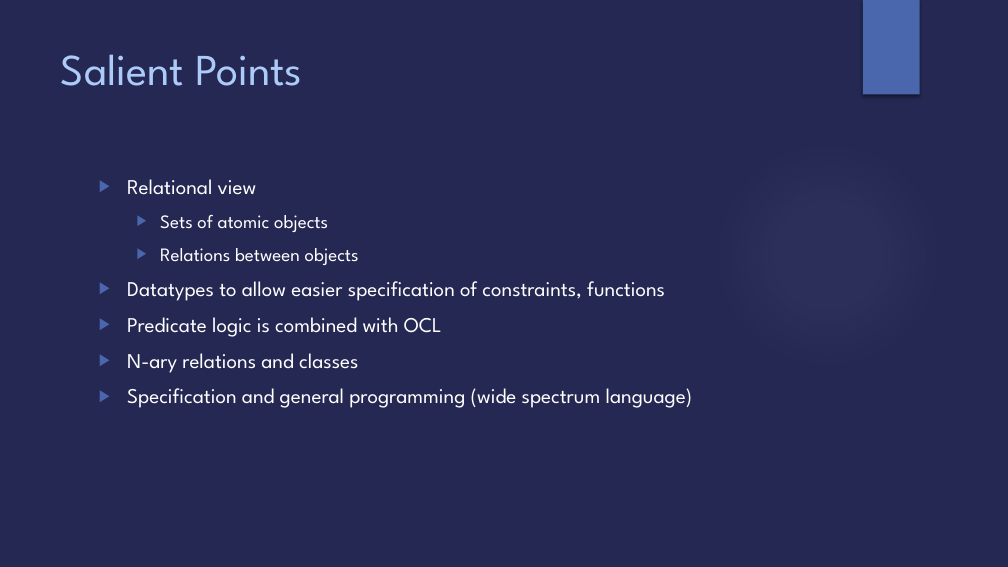
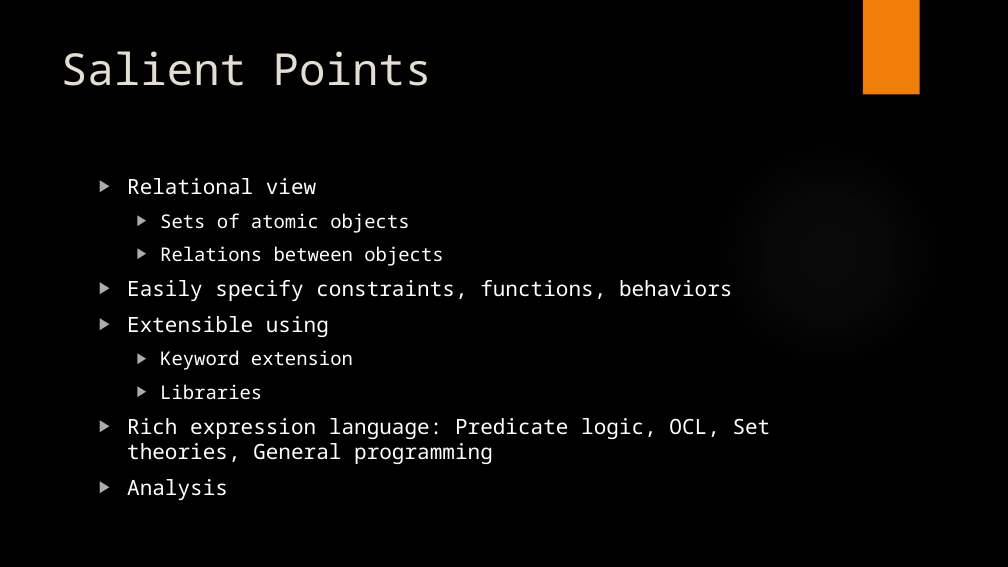
Before and after one commit to Open-MBEE/klang, a slide deck: slide 6 of presentations/K.pptx (slide 3 before the commit). Drawn at 1008x567 pixels with LibreOffice and Linux fonts; fonts in the diff are those of the drawing; background and template pictures are left out. Boxes give left, top, right and bottom in pixels: in the first picture for what was removed or moved away, otherwise in the second. Text is boxed around its words. In the diff, an @@ line names an element or a change of style, - is before the commit and + after.

```diff
--- a/presentations/K.pptx
+++ b/presentations/K.pptx
@@ background #242852 to picture (left out) @@
@@ rectangle at (x1=863, y1=0, x2=920, y2=95): fill #4A66AC to #F07F09 @@
@@ title "Salient Points" at (x1=61, y1=51, x2=432, y2=86): font League Spartan to Noto Sans Mono, text colour #ACCBF9 to #E3DED1 @@
@@ ellipse at (x1=712, y1=138, x2=944, y2=371): fill gradient #9297CF to gradient #848484 @@
@@ text at (x1=127, y1=178, x2=443, y2=266): font League Spartan to Noto Sans Mono in "Relational view", "Sets of atomic objects", "Relations between objects"; bullet colour #4A66AC to #ADADAD @@
@@ text at (x1=127, y1=280, x2=771, y2=500): text changed; font League Spartan to Noto Sans Mono @@
-▶ Datatypes to allow easier specification of constraints, functions
-▶ Predicate logic is combined with OCL
-▶ N-ary relations and classes
-▶ Specification and general programming (wide spectrum language)
+▶ Easily specify constraints, functions, behaviors
+▶ Extensible using
+  ▶ Keyword extension
+  ▶ Libraries
+▶ Rich expression language: Predicate logic, OCL, Set theories, General programming
+▶ Analysis
```
Also in this commit, not shown: 8 other slides changed, 17 slides added, 1 slide removed.
